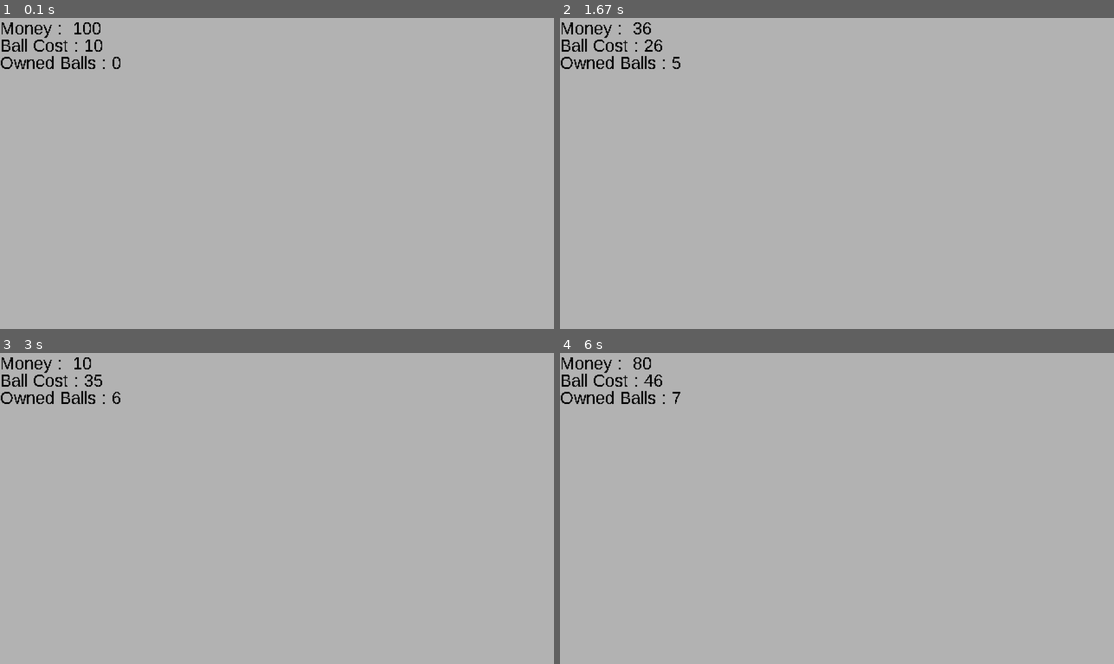
Above: before the commit, frames 1-4 (two rows, left to right).
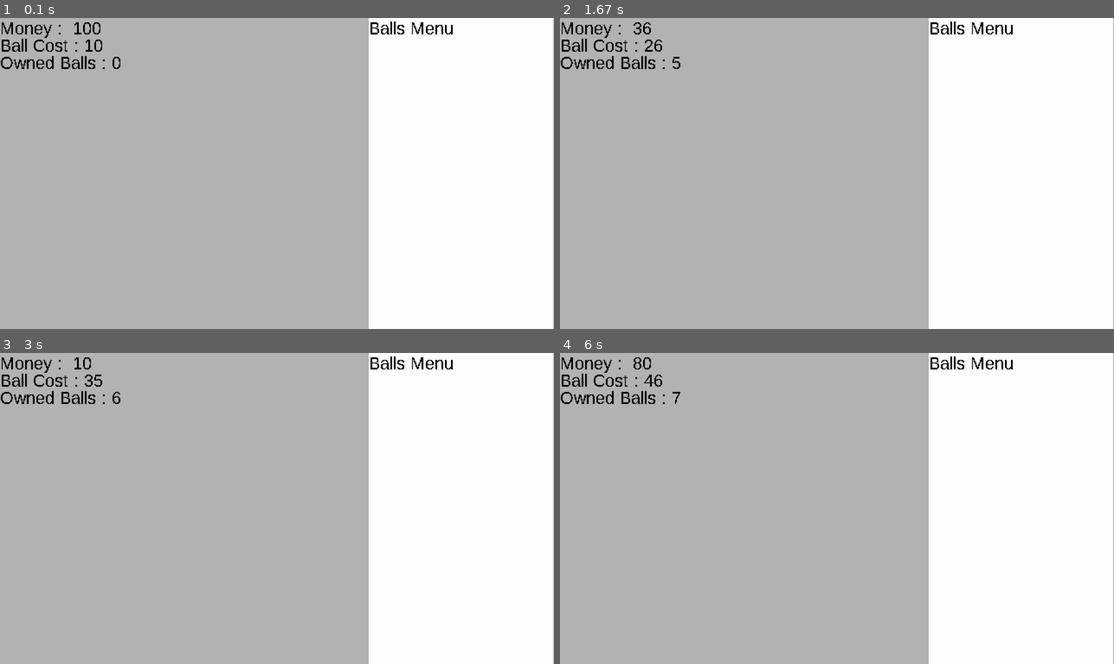
Above: after the commit, the same moments.

Repository: LZX1000/College-I
Game: pygame game, started from Incremental_Incremental.py
Same seed, same stepped clock (60 frames per second), same inputs: the game is played once before the commit and once after it.
Inputs:
- Up to frame 1 (0.1 s): no input
- Up to frame 2 (1.67 s): tap Enter at 0.33, 0.67, 1.07, 1.37, 1.57 s
- Up to frame 3 (3 s): tap Enter at 1.9, 2.2 s
- Up to frame 4 (6 s): tap Enter at 5.7 s

The runs differ from the first frame. In frame 1, 33% of the frame differs, in the area x 66-100%, y 0-100%; in frame 2, 33%; in frame 3, 33%; in frame 4, 33%.

Commit message:
Add menu background

Diff:
--- a/Incremental_Incremental.py
+++ b/Incremental_Incremental.py
@@ -44,6 +44,7 @@
     pixelation_factor = 2
     # # Surfaces
     internal_surface = pygame.Surface((internal_width, internal_height)) # For rendering
+    balls_menu_surface = pygame.Surface((internal_width / 3, internal_height)) # For rendering
     screen = pygame.display.set_mode(screen_size) # pygame.FULLSCREEN
 
     running = True
@@ -90,12 +91,18 @@
         # Render in 640x360
         internal_surface.fill((180, 180, 180)) # Sub-background
         # background.game_update(internal_surface)
-        money_text_surface = font.render(f"Money :  {player_money}", False, (0, 0, 0)) # For text
-        ball_cost_text_surface = font.render(f"Ball Cost : {new_ball_cost}", False, (0, 0, 0)) # For text
-        owned_balls_surface = font.render(f"Owned Balls : {len(balls)}", False, (0, 0, 0)) # For text
+        money_text_surface = font.render(f"Money :  {player_money}", False, (0, 0, 0))
+        ball_cost_text_surface = font.render(f"Ball Cost : {new_ball_cost}", False, (0, 0, 0))
+        owned_balls_surface = font.render(f"Owned Balls : {len(balls)}", False, (0, 0, 0))
+        balls_menu_surface_text = font.render("Balls Menu", False, (0, 0, 0))
+        # Balls Menu
+        balls_menu_surface.fill((255, 255, 255)) # Sub-background
+        internal_surface.blit(balls_menu_surface, ((internal_width / 3) * 2, 0))
+        # Blit to internal_surface
         internal_surface.blit(money_text_surface, (0, 0))
         internal_surface.blit(ball_cost_text_surface, (0, 20))
         internal_surface.blit(owned_balls_surface, (0, 40))
+        internal_surface.blit(balls_menu_surface_text, ((internal_width / 3) * 2, 0))
 
         # Upscale to 1920x1080
         scaled_surface = pygame.transform.scale(internal_surface, screen_size)
